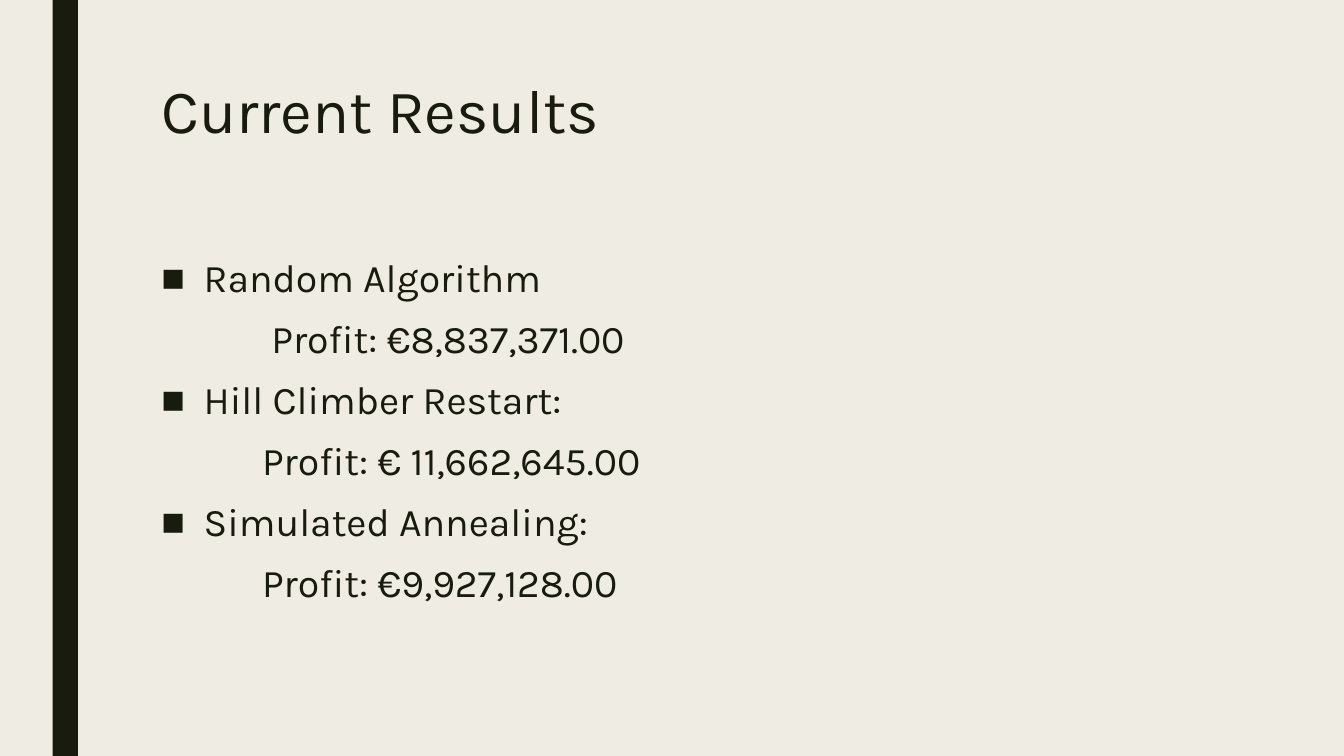
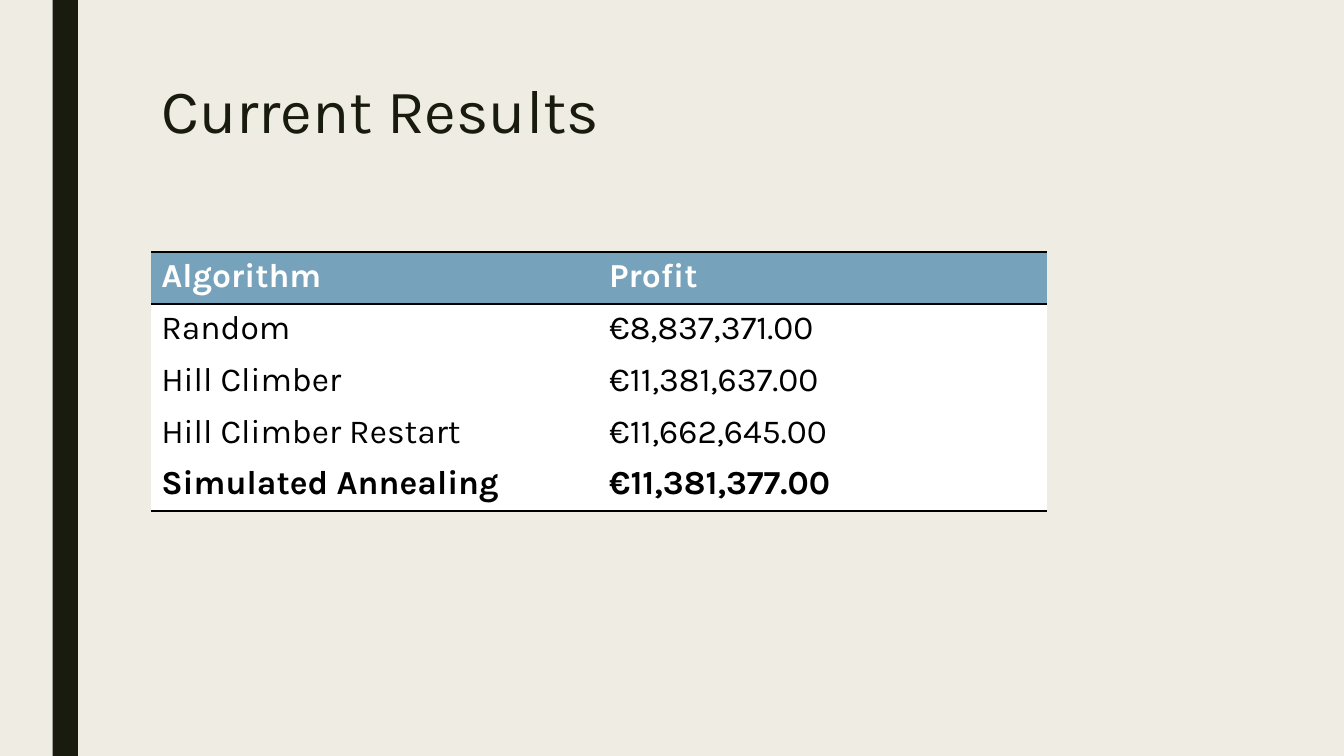
Before and after one commit to WouterDuijn/heuristic, a slide deck: slide 12 of doc/Mokum Airways.pptx (slide 10 before the commit). Drawn at 1344x756 pixels with LibreOffice and Linux fonts; fonts in the diff are those of the drawing. Boxes give left, top, right and bottom in pixels: in the first picture for what was removed or moved away, otherwise in the second. Text is boxed around its words. In the diff, an @@ line names an element or a change of style, - is before the commit and + after.

```diff
--- a/doc/Mokum Airways.pptx
+++ b/doc/Mokum Airways.pptx
@@ table added at [151, 252, 1047, 511], 5 rows, 2 columns @@
+Algorithm | Profit
+Random | €8,837,371.00
+Hill Climber | €11,381,637.00
+Hill Climber Restart | €11,662,645.00
+Simulated Annealing | €11,381,377.00
@@ text removed at [204, 265, 641, 601] @@
-■ Random Algorithm
-Profit: €8,837,371.00
-■ Hill Climber Restart:
-Profit: € 11,662,645.00
-■ Simulated Annealing:
-Profit: €9,927,128.00
```
Also in this commit, not shown: 4 other slides changed, 2 slides added.
